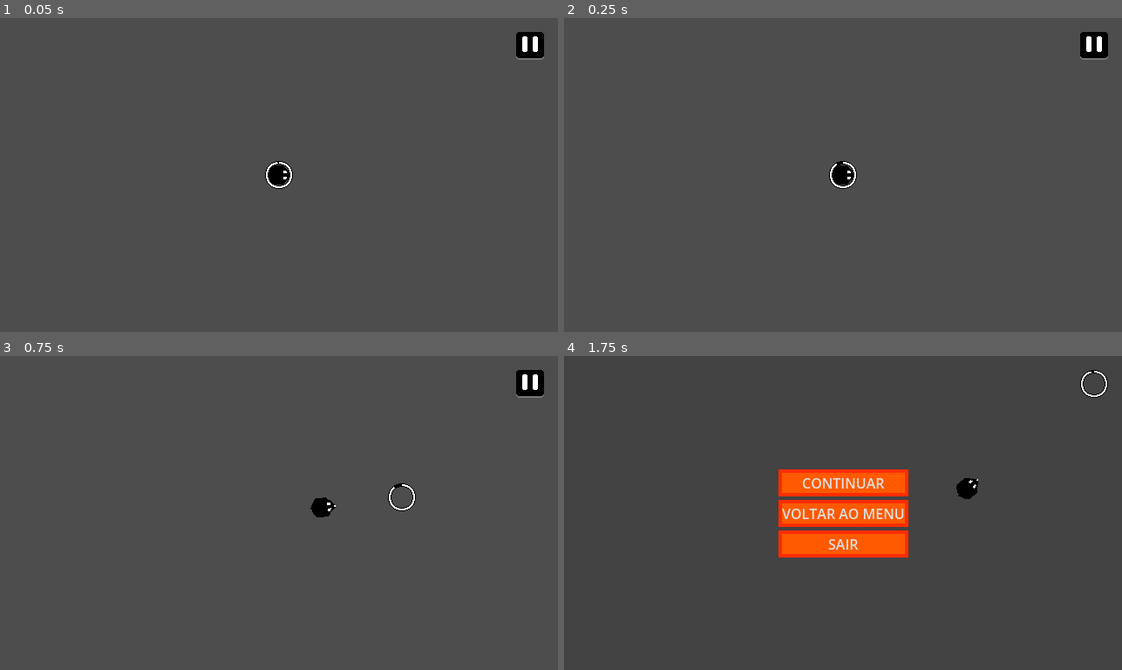
Above: before the commit, frames 1-4 (two rows, left to right).
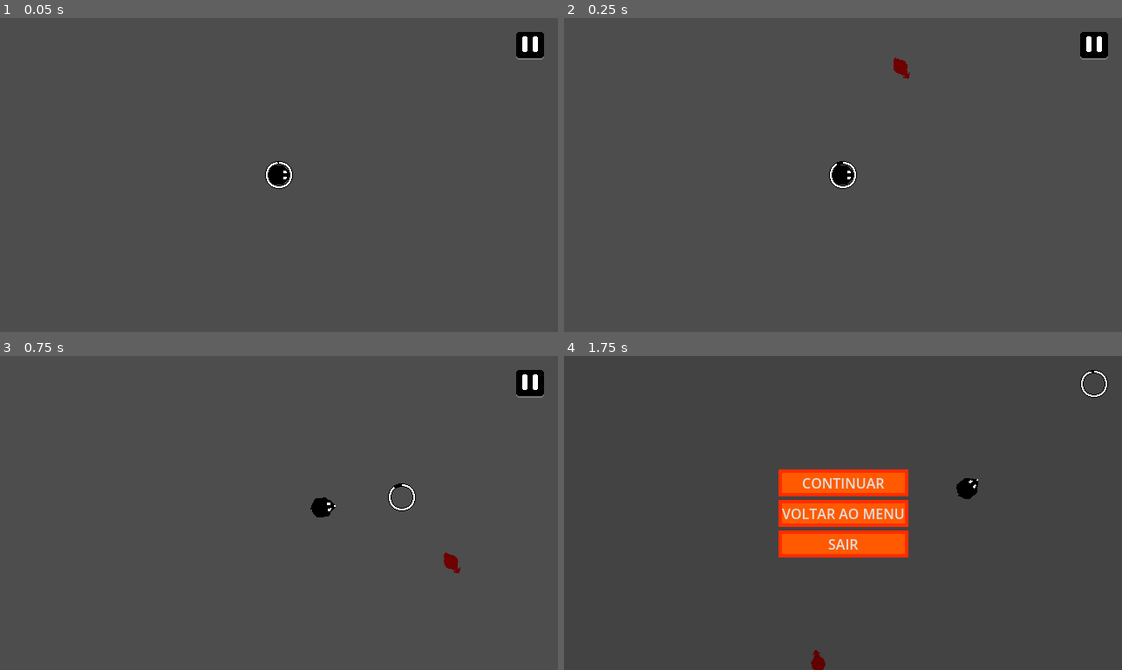
Above: after the commit, the same moments.

Repository: Botijas/Mouse_is_a_Thief
Game: Godot game, scene res://Assets/Scenes/game_scene.tscn
The game is run twice, just before and just after one commit, with the same random seed, the same clock (stepped at 60 frames per second) and the same inputs. The project has no main scene, so this scene is started directly.
Inputs (mouse positions are in pixels of both pictures, inside the frame that each line leads up to):
- Up to frame 1 (0.05 s): no input
- Up to frame 2 (0.25 s): no input
- Up to frame 3 (0.75 s): move the mouse to (401, 497) at 0.52 s
- Up to frame 4 (1.75 s): click (1094, 384) at 1.25 s

Frame 1 is identical in both runs. In frame 2, 0.1% of the frame differs, in the area x 59-63%, y 12-20%; in frame 3, 0.1%; in frame 4, 0.1%.

Commit message:
Inimigo Finalizado
a. Mecânica base de movimentação concluída.
b. Possibilidade de perder para o inimigo.

Diff:
--- /dev/null
+++ b/Assets/Actors/civil_enemy.tscn
@@ -0,0 +1,27 @@
+[gd_scene format=3 uid="uid://dxdxeyk5h015g"]
+
+[ext_resource type="Script" uid="uid://be301qb8wa6hy" path="res://Assets/Scripts/civil_enemy.gd" id="1_6e8ad"]
+[ext_resource type="Texture2D" uid="uid://b7ledwo2ihlc1" path="res://Assets/Sprites/Walk_Enemy_Placeholder.png" id="1_eqngq"]
+
+[sub_resource type="CapsuleShape2D" id="CapsuleShape2D_6e8ad"]
+radius = 8.0
+height = 28.0
+
+[node name="Civil Enemy" type="CharacterBody2D" unique_id=2049861081]
+script = ExtResource("1_6e8ad")
+
+[node name="Texture" type="Sprite2D" parent="." unique_id=757596654]
+texture = ExtResource("1_eqngq")
+
+[node name="Hitbox" type="Area2D" parent="." unique_id=160885320]
+
+[node name="Collision" type="CollisionShape2D" parent="Hitbox" unique_id=1325394020]
+rotation = 1.5707964
+shape = SubResource("CapsuleShape2D_6e8ad")
+debug_color = Color(0.88, 0.3168, 0.3168, 0.41960785)
+
+[node name="Visible On Screen" type="VisibleOnScreenNotifier2D" parent="." unique_id=1762854775]
+rect = Rect2(-14, -8, 28, 16)
+
+[connection signal="body_entered" from="Hitbox" to="." method="_on_hitbox_body_entered"]
+[connection signal="screen_exited" from="Visible On Screen" to="." method="_on_visible_on_screen_screen_exited"]
--- /dev/null
+++ b/Assets/Actors/player.tscn
@@ -0,0 +1,18 @@
+[gd_scene format=3 uid="uid://lwino5lk0tld"]
+
+[ext_resource type="Script" uid="uid://sdn76sh5ovpi" path="res://Assets/Scripts/player.gd" id="1_kapx6"]
+[ext_resource type="Texture2D" uid="uid://cl6rxgqosc761" path="res://Assets/Sprites/Mouse_Placeholder.png" id="2_dx322"]
+
+[sub_resource type="CapsuleShape2D" id="CapsuleShape2D_yk65x"]
+radius = 12.0
+
+[node name="Player" type="CharacterBody2D" unique_id=1466247226 groups=["Player"]]
+motion_mode = 1
+script = ExtResource("1_kapx6")
+
+[node name="Texture" type="Sprite2D" parent="." unique_id=534179018]
+texture = ExtResource("2_dx322")
+
+[node name="Collision" type="CollisionShape2D" parent="." unique_id=1399558177]
+rotation = 1.5707964
+shape = SubResource("CapsuleShape2D_yk65x")
--- a/Assets/Scenes/game_scene.tscn
+++ b/Assets/Scenes/game_scene.tscn
@@ -6,13 +6,13 @@
 [ext_resource type="Texture2D" uid="uid://d03rikqsfq1ka" path="res://Assets/Sprites/Timer_Wheel_Placeholder.png" id="2_ei1hv"]
 [ext_resource type="Shader" uid="uid://d3dklvwpo4bb0" path="res://Assets/Shaders/CircularProgressBar.gdshader" id="2_jnnlc"]
 [ext_resource type="PackedScene" uid="uid://ceat4aj4ngfec" path="res://Assets/UI/default_btn.tscn" id="2_odgft"]
+[ext_resource type="PackedScene" uid="uid://lwino5lk0tld" path="res://Assets/Actors/player.tscn" id="2_qmpwi"]
 [ext_resource type="Script" uid="uid://bxyb1c3vufao2" path="res://Assets/Scripts/ui_manager.gd" id="2_s65mb"]
 [ext_resource type="Shader" uid="uid://d4f17w77wkb2d" path="res://Assets/Shaders/transparency.gdshader" id="2_yk65x"]
 [ext_resource type="Texture2D" uid="uid://c2v5a342w2334" path="res://Assets/UI/Pause_btn_pressed_placeholder.png" id="3_330yb"]
 [ext_resource type="Script" uid="uid://dh0cmfklr7hwa" path="res://Assets/Scripts/mouse_progress_bar.gd" id="3_t6p80"]
 [ext_resource type="Texture2D" uid="uid://bfyn8ttpp1y44" path="res://Assets/UI/Pause_btn_hover_placeholder.png" id="4_odgft"]
-[ext_resource type="Script" uid="uid://sdn76sh5ovpi" path="res://Assets/Scripts/player.gd" id="6_qmpwi"]
-[ext_resource type="Texture2D" uid="uid://cl6rxgqosc761" path="res://Assets/Sprites/Mouse_Placeholder.png" id="7_yk65x"]
+[ext_resource type="PackedScene" uid="uid://dxdxeyk5h015g" path="res://Assets/Actors/civil_enemy.tscn" id="8_yk65x"]
 
 [sub_resource type="ShaderMaterial" id="ShaderMaterial_6450k"]
 shader = ExtResource("2_yk65x")
@@ -126,15 +126,8 @@
 
 [node name="Player Stuffs" type="Node" parent="Game Actors" unique_id=707812627]
 
-[node name="Player" type="CharacterBody2D" parent="Game Actors/Player Stuffs" unique_id=373247231 groups=["Player"]]
+[node name="Player" parent="Game Actors/Player Stuffs" unique_id=1466247226 instance=ExtResource("2_qmpwi")]
 position = Vector2(320, 180)
-motion_mode = 1
-script = ExtResource("6_qmpwi")
-
-[node name="Texture" type="Sprite2D" parent="Game Actors/Player Stuffs/Player" unique_id=240042028]
-texture = ExtResource("7_yk65x")
-
-[node name="Collision" type="CollisionShape2D" parent="Game Actors/Player Stuffs/Player" unique_id=1740205084]
 
 [node name="Mouse Texture" type="Sprite2D" parent="Game Actors/Player Stuffs" unique_id=1165700858 node_paths=PackedStringArray("game_scene", "over_texture")]
 material = SubResource("ShaderMaterial_6450k")
@@ -147,6 +140,8 @@
 material = SubResource("ShaderMaterial_e132u")
 rotation = 1.5707964
 texture = ExtResource("2_ei1hv")
+
+[node name="Civil Enemy" parent="Game Actors" unique_id=2049861081 instance=ExtResource("8_yk65x")]
 
 [node name="UI" type="Control" parent="." unique_id=117714174 node_paths=PackedStringArray("scene", "pause_btn", "resume_btn", "back_btn", "quit_btn")]
 z_index = 2
@@ -195,7 +190,7 @@
 anchor_right = 1.0
 anchor_bottom = 1.0
 offset_top = 360.0
-offset_bottom = 360.00183
+offset_bottom = 360.00238
 grow_horizontal = 2
 grow_vertical = 2
 theme_override_styles/panel = SubResource("StyleBoxFlat_330yb")
--- /dev/null
+++ b/Assets/Scripts/civil_enemy.gd
@@ -0,0 +1,64 @@
+extends CharacterBody2D
+
+var horizontal_movement : bool
+var positive_movement : bool
+
+var initial_position : Vector2
+var end_position : Vector2
+
+var speed : float = 300
+var speed_multiplier : float
+
+func _ready() -> void:
+	start_movement()
+
+func _process(delta: float) -> void:
+	# Define a velocidade e direção que o inimigo olha
+	velocity = initial_position.direction_to(end_position) * speed * speed_multiplier
+	look_at(end_position)
+
+	# A porra do Move and Slide
+	move_and_slide()
+
+func start_movement() -> void:
+	randomize()
+	# Define os parametros do Movimento
+	horizontal_movement = randi_range(0, 1)
+	positive_movement = randi_range(0, 1)
+	speed_multiplier = randf_range(0.75, 1.5)
+
+	if horizontal_movement:
+		if positive_movement:
+			initial_position.x = -32
+			end_position.x = 640 + 32
+
+			initial_position.y = randf_range(-32, 360 + 32)
+			end_position.y = randf_range(-32, 360 + 32)
+		else:
+			initial_position.x = 640 + 32
+			end_position.x = -32
+
+			initial_position.y = randf_range(-32, 360 + 32)
+			end_position.y = randf_range(-32, 360 + 32)
+	else:
+		if positive_movement:
+			initial_position.y = -32
+			end_position.y = 360 + 32
+
+			initial_position.x = randf_range(-32, 640 + 32)
+			end_position.x = randf_range(-32, 640 + 32)
+		else:
+			initial_position.y = 360 + 32
+			end_position.y = -32
+
+			initial_position.x = randf_range(-32, 640 + 32)
+			end_position.x = randf_range(-32, 640 + 32)
+
+	global_position = initial_position
+
+func _on_visible_on_screen_screen_exited() -> void:
+	start_movement()
+
+func _on_hitbox_body_entered(body: Node2D) -> void:
+	if body.is_in_group("Player"):
+		get_node_or_null("/root/Game Scene").emit_signal("lose", "civil")
--- a/Assets/Scripts/game_manager.gd
+++ b/Assets/Scripts/game_manager.gd
@@ -53,3 +53,5 @@
 	match to:
 		"wait_time":
 			print("Você ficou parado")
+		"civil":
+			print("Você esbarrou no Civil")
Not shown, added: Assets/Scripts/civil_enemy.gd.uid
Binary file added: Assets/Sprites/Walk_Enemy_Placeholder.png
Not shown, added: Assets/Sprites/Walk_Enemy_Placeholder.png.import
